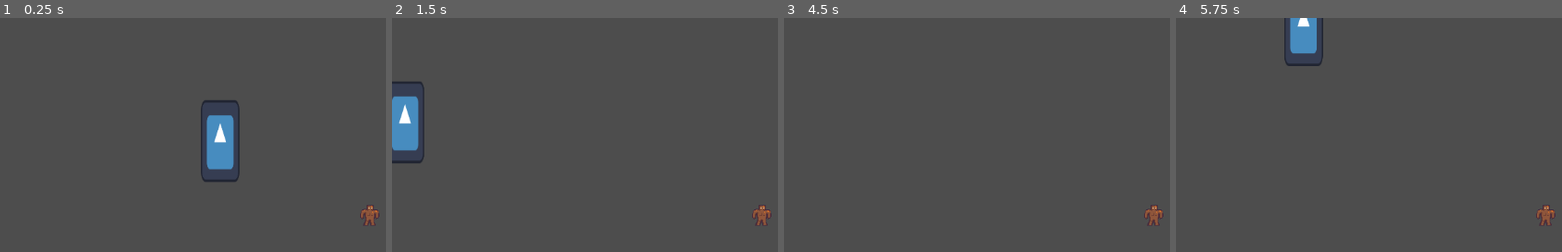
Above: before the commit, frames 1-4 (left to right).
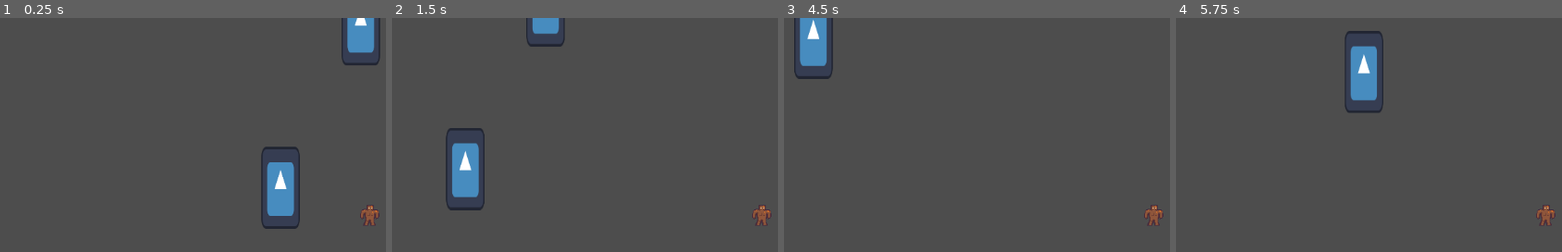
Above: after the commit, the same moments.

Repository: ShadowDragon5/eclipse
Game: Godot game, scene res://scenes/world.tscn
Two runs of this game, one before a commit and one after it. Both use one fixed random seed, a clock stepped at 60 frames per second and the inputs below. The engine's default icon, where the game draws it, is replaced by a stand-in: a white triangle on a blue panel in a dark square.
Inputs (mouse positions are in pixels of both pictures, inside the frame that each line leads up to):
- Up to frame 1 (0.25 s): no input
- Up to frame 2 (1.5 s): tap Enter at 0.5 s; move the mouse to (outside the picture) at 0.52 s; hold Right (ui_right) 0.53-1.28 s; hold E (interact) 0.53-1.28 s; click (outside the picture) at 0.67 s; move the mouse to (612, 247) at 1.27 s; hold Down (ui_down) from 1.28 s (still down); tap E (interact) at 1.35 s
- Up to frame 3 (4.5 s): move the mouse to (outside the picture) at 2.02 s; release Down (ui_down) at 2.03 s; hold Right (ui_right) 2.03-2.78 s; hold E (interact) 2.03-2.78 s; tap Space at 2.75, 4.25 s; move the mouse to (outside the picture) at 2.77 s; hold Up (ui_up) 2.78-3.53 s; tap E (interact) at 2.85, 4.35 s; click (outside the picture) at 2.92 s; tap Enter at 3.5 s; move the mouse to (outside the picture) at 3.52 s; hold E (interact) 3.53-4.28 s; hold Left (ui_left) from 3.53 s (still down); move the mouse to (930, 163) at 4.27 s
- Up to frame 4 (5.75 s): move the mouse to (outside the picture) at 5.02 s; release Left (ui_left) at 5.03 s; hold Down (ui_down) from 5.03 s (still down); hold E (interact) from 5.03 s (still down); click (outside the picture) at 5.17 s

The runs differ from the first frame. In frame 1, 5.7% of the frame differs, in the area x 52-99%, y 0-91%; in frame 2, 4.8%; in frame 3, 1.8%; in frame 4, 3.5%.

Commit message:
Needs a check if works

Diff:
--- /dev/null
+++ b/scenes/branch_collectable.tscn
@@ -0,0 +1,8 @@
+[gd_scene load_steps=2 format=3 uid="uid://dumc0kvrxqiws"]
+
+[ext_resource type="Texture2D" uid="uid://ckhfn3lthiwcg" path="res://icon.svg" id="1_tw3dj"]
+
+[node name="branch_collectable" type="StaticBody2D"]
+
+[node name="Sprite2D" type="Sprite2D" parent="."]
+texture = ExtResource("1_tw3dj")
--- a/scenes/dead_tree.tscn
+++ b/scenes/dead_tree.tscn
@@ -5,7 +5,7 @@
 [ext_resource type="PackedScene" uid="uid://dnm3rhrapnk6r" path="res://interactioin/interaction area/interaction_area.tscn" id="3_85smn"]
 
 [sub_resource type="CircleShape2D" id="CircleShape2D_p3nmv"]
-radius = 28.0179
+radius = 30.0
 
 [sub_resource type="CircleShape2D" id="CircleShape2D_djadk"]
 radius = 71.1126
@@ -22,7 +22,8 @@
 shape = SubResource("CircleShape2D_p3nmv")
 
 [node name="branch_fall_timer" type="Timer" parent="."]
-wait_time = 15.0
+wait_time = 5.0
+one_shot = true
 
 [node name="Marker2D" type="Marker2D" parent="."]
 position = Vector2(0, -32)
--- a/scenes/objects/player.tscn
+++ b/scenes/objects/player.tscn
@@ -1,11 +1,14 @@
-[gd_scene load_steps=3 format=3 uid="uid://ddk81een0w54a"]
+[gd_scene load_steps=4 format=3 uid="uid://do75wfv0w21ve"]
 
+[ext_resource type="Script" path="res://scripts/player.gd" id="1_h3a73"]
 [ext_resource type="Texture2D" uid="uid://cpv50atu3erv7" path="res://assets/sprites/player.png" id="1_nl0nw"]
 
 [sub_resource type="RectangleShape2D" id="RectangleShape2D_exg2e"]
 size = Vector2(23, 32)
 
-[node name="player" type="CharacterBody2D"]
+[node name="player" type="CharacterBody2D" groups=["player"]]
+collision_layer = 2
+script = ExtResource("1_h3a73")
 
 [node name="Sprite2D" type="Sprite2D" parent="."]
 texture_filter = 1
@@ -21,7 +24,7 @@
 "only_visible": true,
 "player": "",
 "slice": "",
-"source": "res://assets/aseprite/player.aseprite"
+"source": "res://assets/sprites/player.aseprite"
 }
 metadata/_aseprite_wizard_interface_config_ = {
 "layer_section": false,
--- a/scenes/world.tscn
+++ b/scenes/world.tscn
@@ -33,4 +33,7 @@
 shape = SubResource("WorldBoundaryShape2D_yit4r")
 
 [node name="dead_tree" parent="." instance=ExtResource("2_p4q78")]
-position = Vector2(75, 148)
+position = Vector2(169, 221)
+
+[node name="dead_tree2" parent="." instance=ExtResource("2_p4q78")]
+position = Vector2(294, -34)
--- a/scripts/dead_tree.gd
+++ b/scripts/dead_tree.gd
@@ -1,20 +1,33 @@
 extends Node2D
 
 @onready var interaction_area: InteractionArea = $InteractionArea
-var max_branches = 6
+@export var max_branches = 6
 var branches_dropped = 0
+
+var branch = preload("res://scenes/branch_collectable.tscn")
 
 
 func _ready():
 	interaction_area.interact = Callable(self, "_on_interact")
-	if branches_dropped<max_branches:
+	if branches_dropped < max_branches:
 		$branch_fall_timer.start()
 
 func _process(delta):
 	pass
 
 func _on_branch_fall_timer_timeout():
-	pass								#spawn dropable branch
+	drop_branch()
 
 func _on_interact():
 	self.visible = false
+
+func drop_branch():
+	branches_dropped += 1
+	var branch_instance = branch.instantiate()
+	branch_instance.global_position = $Marker2D.global_position
+	get_parent().add_child(branch_instance)
+
+	await  get_tree().create_timer(3).timeout
+
+	if branches_dropped < max_branches:
+		$branch_fall_timer.start()
